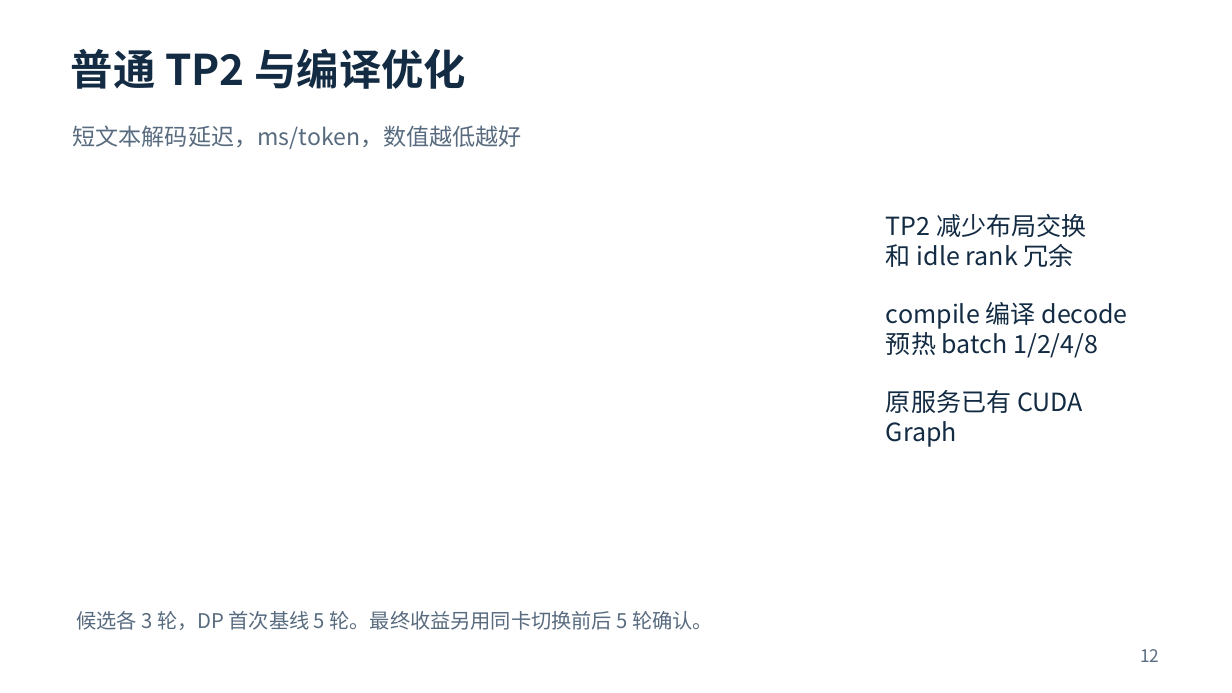
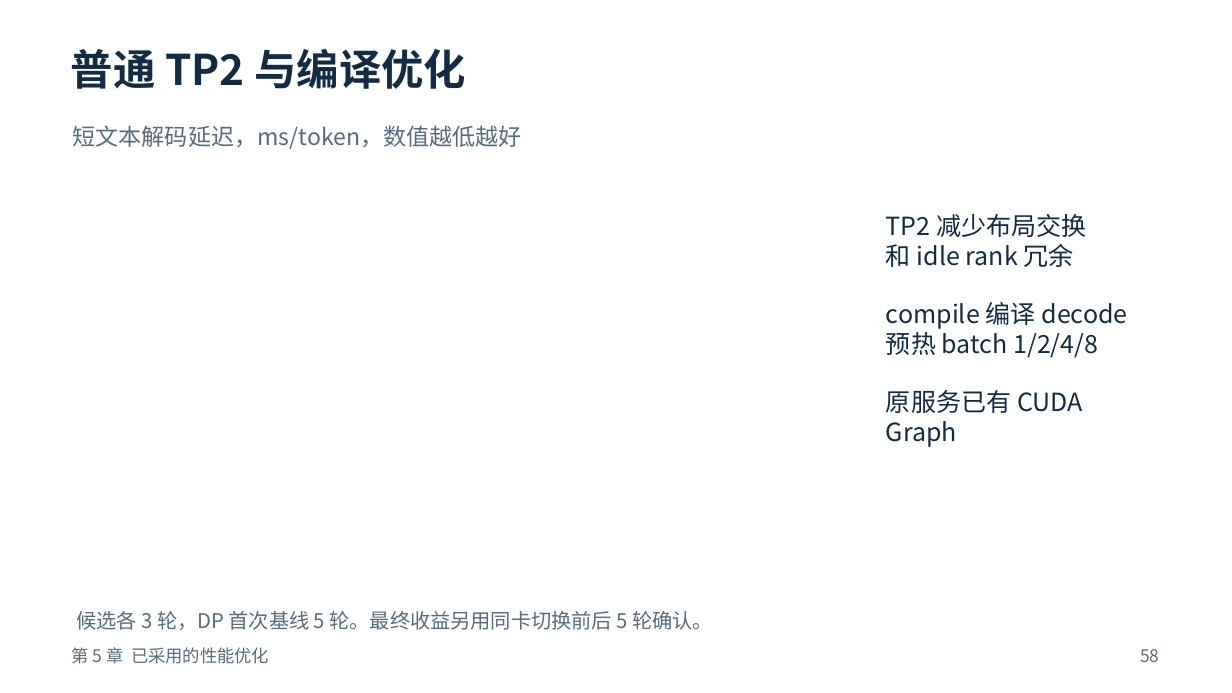
Before and after one commit to justsoloking-blip/qwen-vl-32B-project, a slide deck: slide 58 of slides/qwen3-vl-dp-attention-and-optimization.pptx (slide 12 before the commit). Drawn at 1232x693 pixels with LibreOffice and Linux fonts; fonts in the diff are those of the drawing. Boxes give left, top, right and bottom in pixels: in the first picture for what was removed or moved away, otherwise in the second. Text is boxed around its words. In the diff, an @@ line names an element or a change of style, - is before the commit and + after.

```diff
--- a/slides/qwen3-vl-dp-attention-and-optimization.pptx
+++ b/slides/qwen3-vl-dp-attention-and-optimization.pptx
@@ text added at box(72, 647, 269, 664), 13.5 pt, text #586B7F @@
+第 5 章 已采用的性能优化
@@ text at box(1140, 649, 1159, 662): text changed @@
-12
+58
```
Also in this commit, not shown: 12 other slides changed, 89 slides added, 6 slides removed, 3 other files.
